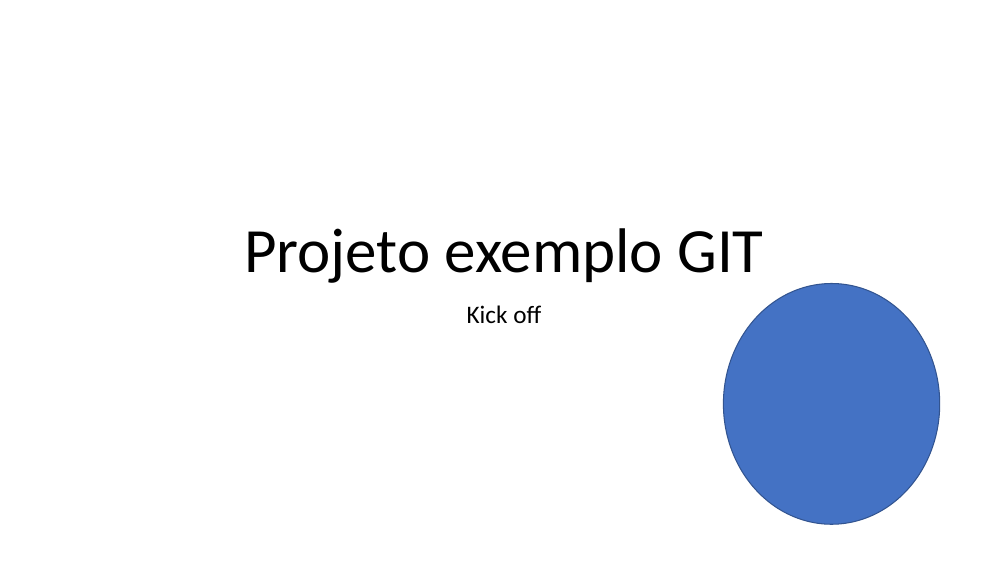
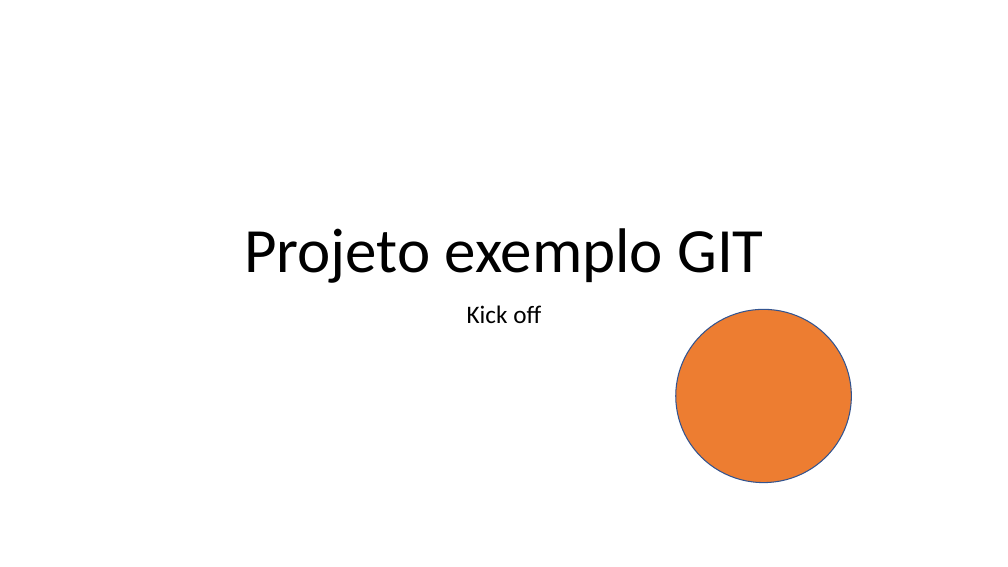
Before and after one commit to DennerDuarte/Compliance-ExemploGIT-2024, a slide deck: slide 1 of PastaDocumentosProjeto/KicksOff.pptx. Drawn at 1008x567 pixels with LibreOffice and Linux fonts; fonts in the diff are those of the drawing. Boxes give left, top, right and bottom in pixels: in the first picture for what was removed or moved away, otherwise in the second. Text is boxed around its words. In the diff, an @@ line names an element or a change of style, - is before the commit and + after.

Commit message:
Adicionando a bola laranja

```diff
--- a/PastaDocumentosProjeto/KicksOff.pptx
+++ b/PastaDocumentosProjeto/KicksOff.pptx
@@ ellipse: place and size @@
-ellipse at (724,284,940,524)
+ellipse at (676,309,851,482)
@@ ellipse at (676,309,851,482): fill #4472C4 to #ED7D31 @@
```
